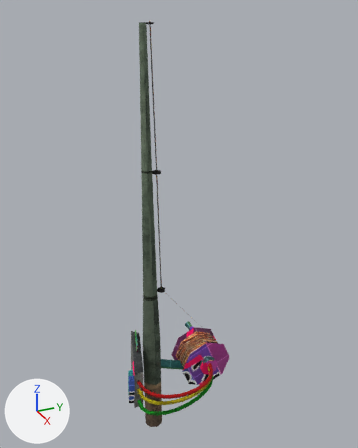
One commit to the glTF model entities/player/fishing_rod/art/fishing_rod_01_sk.glb: the scene before it, then after it.
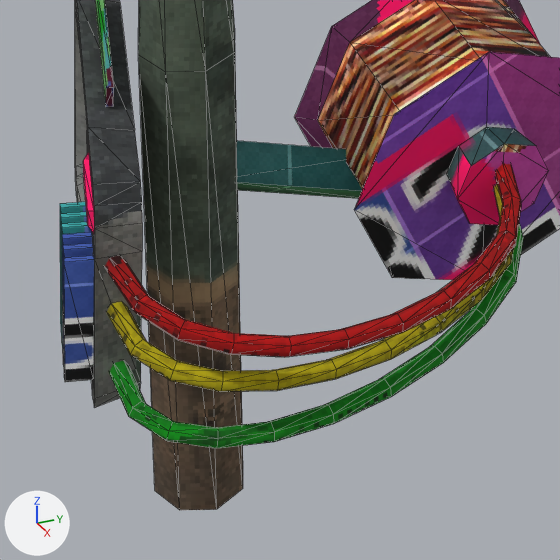
Each version is shown whole from a camera (50 mm lens) standing at (1.597, -0.592, 1.573) and looking at (0.008, 0.123, 0.778), then close up on the part from 33% to 61% of the width and 74% to 97% of the height. Lighting does not change. The marker at lower left points along +X, +Y and +Z. The older version's two pictures come first. The close-ups show mesh edges as thin lines. Vertices at exactly the same position are counted once.

In view in the first close-up: 'RodMesh.001', 'UpgradeSlot.005', 'UpgradeSlot.006' and 4 more.
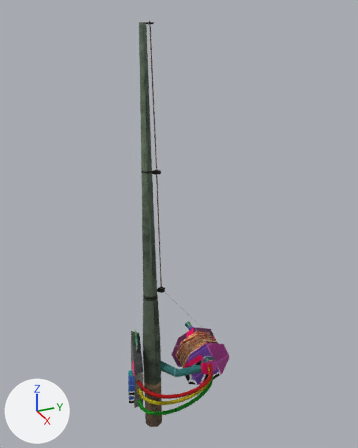
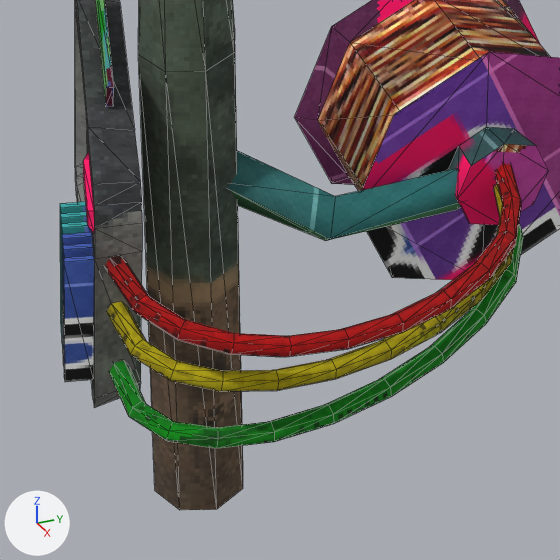
Pixel boxes (x1, y1, x2, y2) of what changed, in the close-ups (560 x 560 px):
part 1 of me_rod_mesh_001, built on
    before: (237, 141, 362, 199)
    after: (228, 151, 461, 241)

What the commit changed:
me_rod_mesh_001 is used by ob_rodmesh_001; location (0.0, 0.0, 0.0).
me_rod_mesh_001 had 477 vertices, 805 faces and spanned x -0.14..0.25, y -0.13..0.35, z -0.19..1.5.
me_rod_mesh_001 now has 481 vertices, 813 faces and spans x -0.14..0.25, y -0.13..0.35, z -0.19..1.5.
Part 1, on me_rod_mesh_001:
3 vertices are removed from x -0.02..0.0, y 0.16..0.18, z 0.05..0.09.
8 faces are deleted.
1 vertex moves from x 0.02, y 0.17, z 0.07 to x 0.09, y 0.2, z 0.1.
7 vertices are added at x 0.05..0.1, y 0.08..0.2, z 0.08..0.13.
16 new faces join them.
